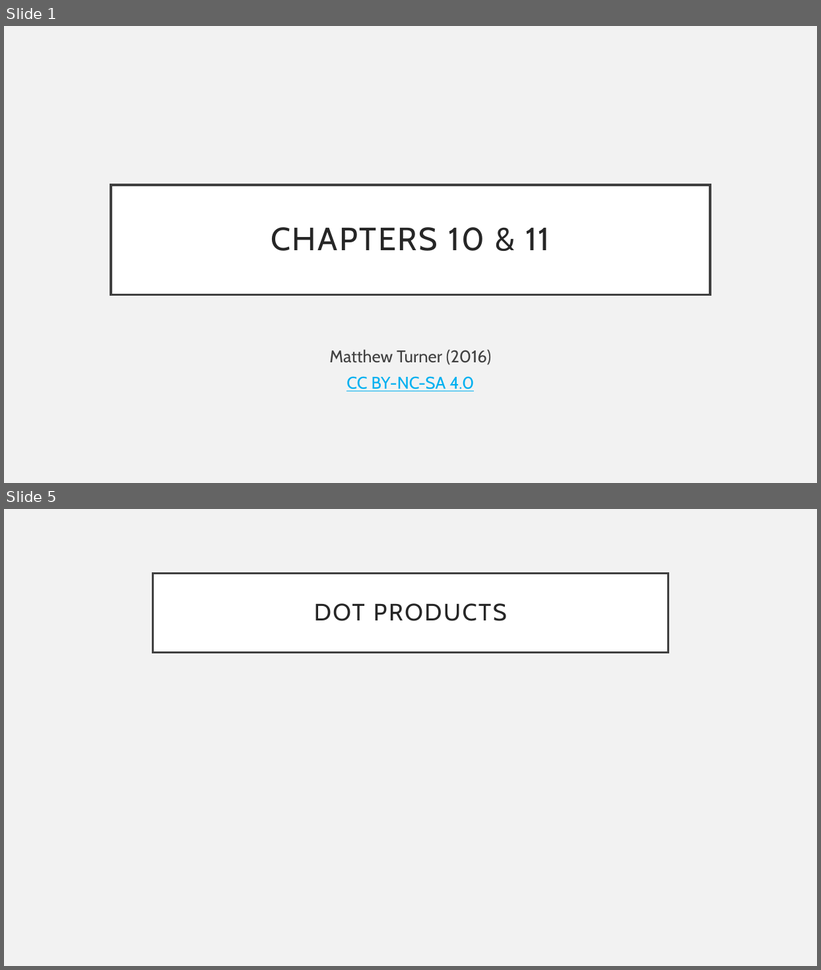
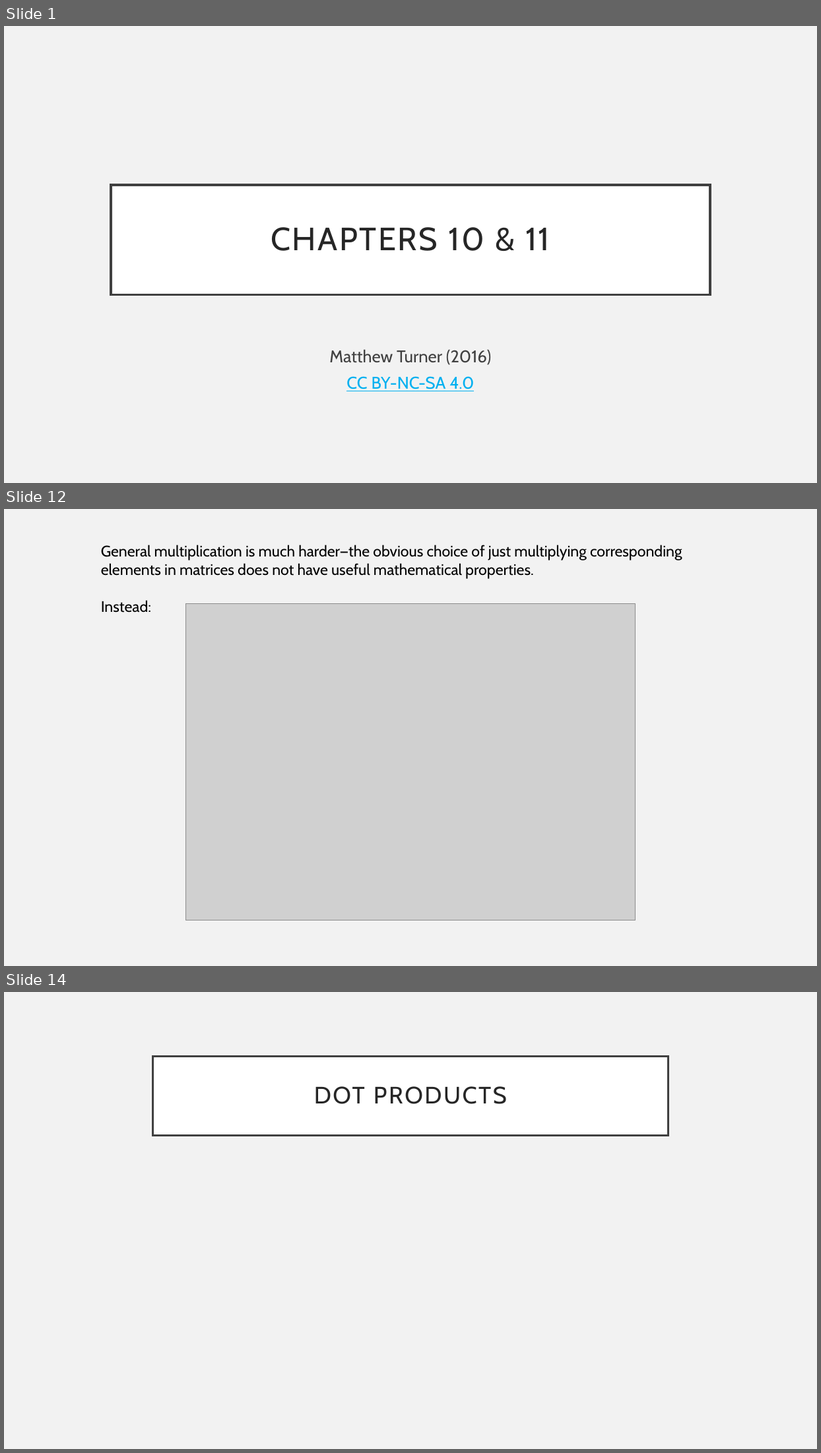
Before and after one commit to mdtdev/Signal-Processing-Demos, a slide deck: chap_10_11.pptx. Shown one above the other, each under a label of ours: slides 1 and 5 before the commit, slides 1, 12 and 14 after it; the slides between them are not shown. The pictures are 821x970 and 821x1453 pixels, drawn with LibreOffice and Linux fonts; fonts in the diff are those of the drawing; grey boxes stand for pictures. Boxes give left, top, right and bottom in pixels: in the first picture for what was removed or moved away, otherwise in the second. Text is boxed around its words. In the diff, an @@ line names an element or a change of style, - is before the commit and + after.

```diff
--- a/chap_10_11.pptx
+++ b/chap_10_11.pptx
@@ slide 12 added at (4,509,817,966), background #F2F2F2 @@
@@ text added at (101,545,682,613), 18 pt, text #000000 @@
+General multiplication is much harder—the obvious choice of just multiplying corresponding elements in matrices does not have useful mathematical properties.
+Instead:
@@ picture added at (186,603,635,921) @@
@@ what was slide 5 is now slide 14 @@
```
Also in this commit, not shown: 5 slides changed, 14 other slides added, 3 slides removed, 1 other file.
